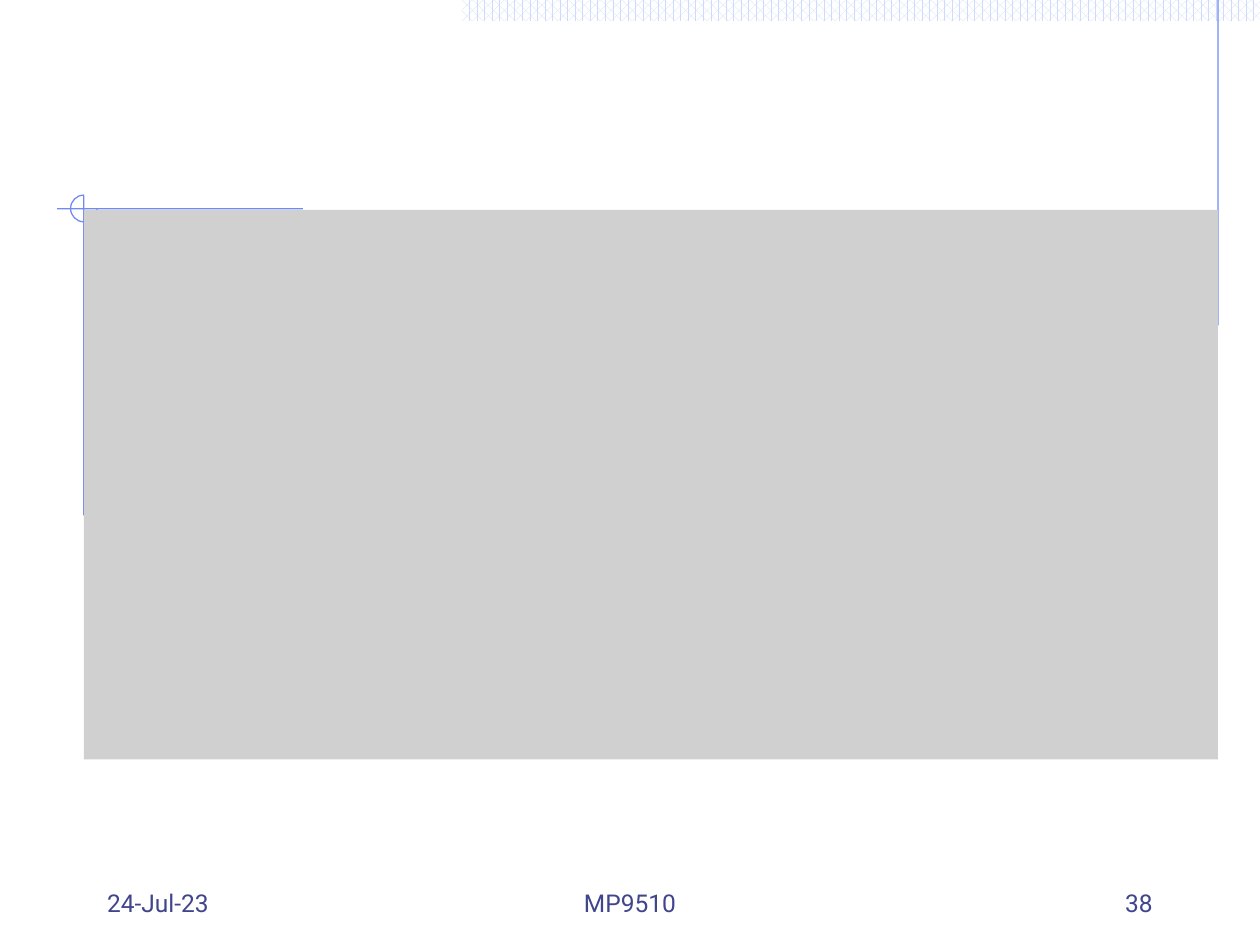
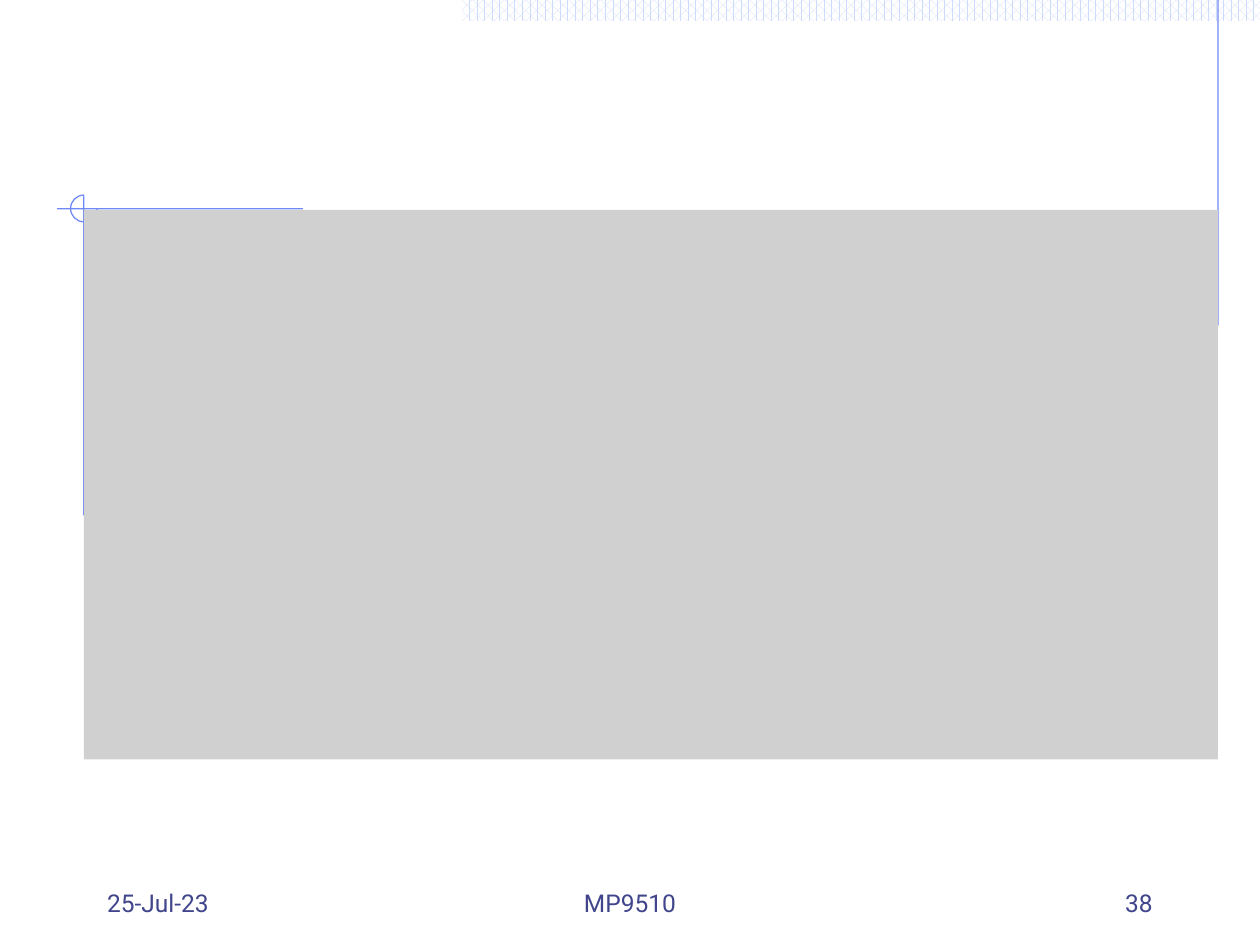
Before and after one commit to Mayooran1987/MC9510, a slide deck: slide 38 of Lect_3_Markov process.pptx. Drawn at 1260x945 pixels with LibreOffice and Linux fonts; fonts in the diff are those of the drawing; grey boxes stand for pictures. Boxes give left, top, right and bottom in pixels: in the first picture for what was removed or moved away, otherwise in the second. Text is boxed around its words. In the diff, an @@ line names an element or a change of style, - is before the commit and + after.

```diff
--- a/Lect_3_Markov process.pptx
+++ b/Lect_3_Markov process.pptx
@@ text at [107,893,209,913]: text changed @@
-24-Jul-23
+25-Jul-23
```
Also in this commit, not shown: 20 other slides changed, 6 slides added.
